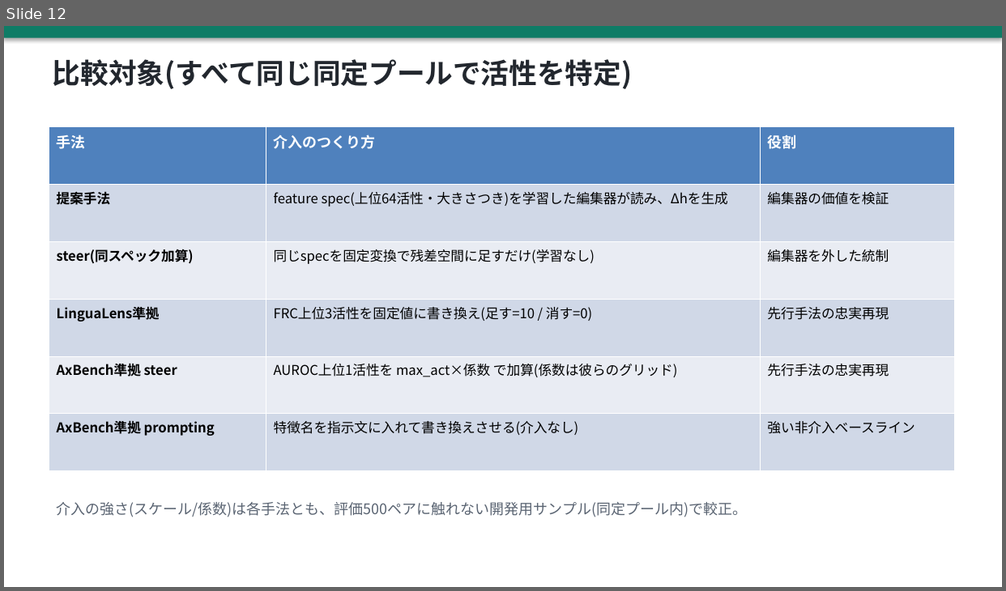
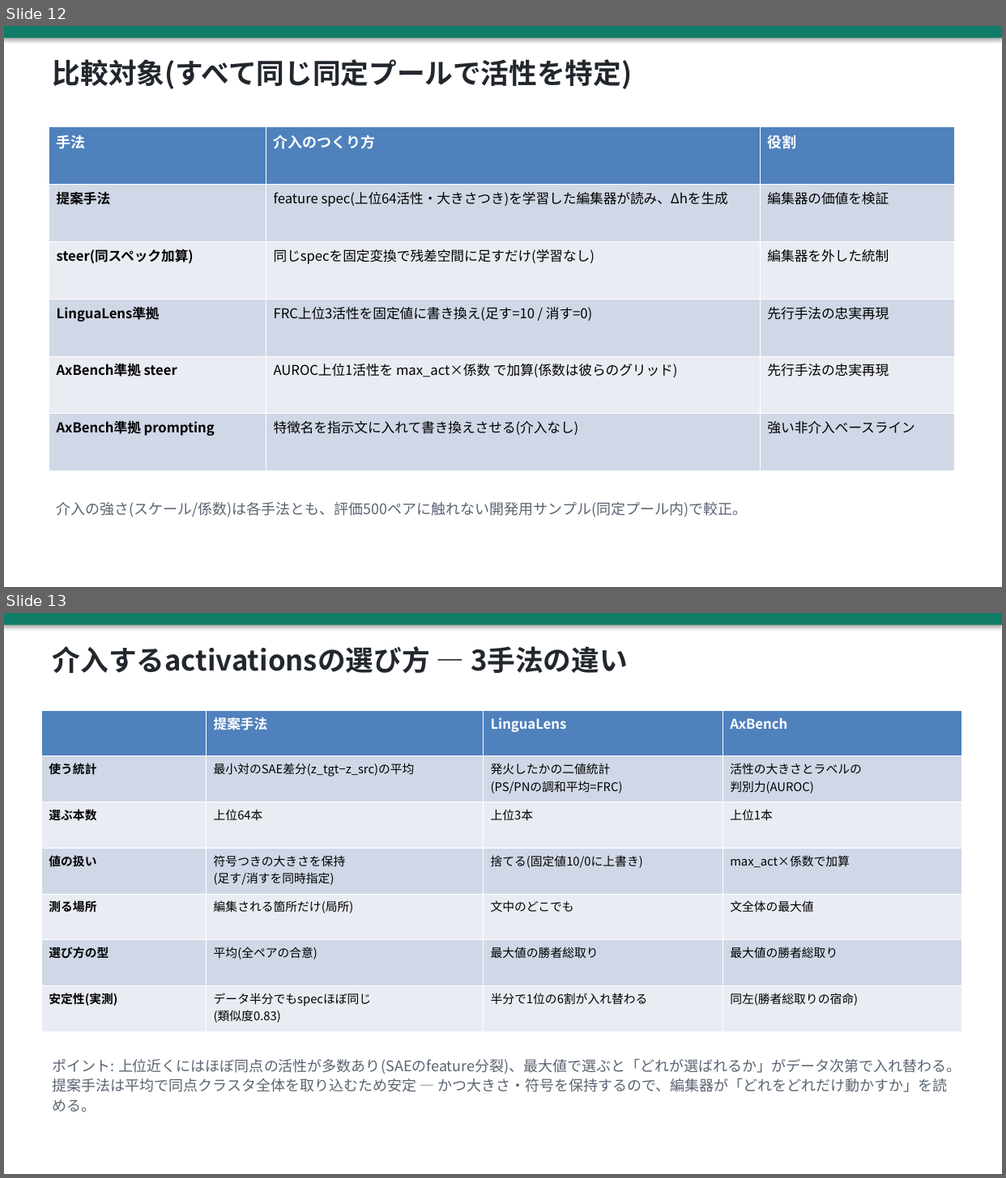
Before and after one commit to yohei-kobashi/SAE-LEWIS, a slide deck: slides/20260722_progress.pptx. Shown one above the other, each under a label of ours: slide 12 before the commit, slides 12 and 13 after it. The pictures are 1006x591 and 1006x1178 pixels, drawn with LibreOffice and Linux fonts; fonts in the diff are those of the drawing. Boxes give left, top, right and bottom in pixels: in the first picture for what was removed or moved away, otherwise in the second. Text is boxed around its words. In the diff, an @@ line names an element or a change of style, - is before the commit and + after.

Commit message:
スライドにactivations選択法の比較追加(統計量・本数・値の扱い・場所・平均vs勝者総取り・安定性実測0.83 vs 4割入れ替わり)

```diff
--- a/slides/20260722_progress.pptx
+++ b/slides/20260722_progress.pptx
@@ slide 13 added at (x1=4, y1=613, x2=1002, y2=1174), background #FFFFFF @@
@@ rectangle added at (x1=4, y1=613, x2=1002, y2=625), fill #0E7C66 @@
@@ text added at (x1=53, y1=646, x2=628, y2=673), 27 pt, text #22272E, bold @@
+介入するactivationsの選び方 — 3手法の違い
@@ table added at (x1=41, y1=710, x2=962, y2=1033), 7 rows, 4 columns @@
+ | 提案手法 | LinguaLens | AxBench
+使う統計 | 最小対のSAE差分(z_tgt−z_src)の平均 | 発火したかの二値統計 / (PS/PNの調和平均=FRC) | 活性の大きさとラベルの / 判別力(AUROC)
+選ぶ本数 | 上位64本 | 上位3本 | 上位1本
+値の扱い | 符号つきの大きさを保持 / (足す/消すを同時指定) | 捨てる(固定値10/0に上書き) | max_act×係数で加算
+測る場所 | 編集される箇所だけ(局所) | 文中のどこでも | 文全体の最大値
+選び方の型 | 平均(全ペアの合意) | 最大値の勝者総取り | 最大値の勝者総取り
+安定性(実測) | データ半分でもspecほぼ同じ / (類似度0.83) | 半分で1位の6割が入れ替わる | 同左(勝者総取りの宿命)
@@ text added at (x1=53, y1=1059, x2=961, y2=1112), 14 pt, text #5A6472 @@
+ポイント: 上位近くにはほぼ同点の活性が多数あり(SAEのfeature分裂)、最大値で選ぶと「どれが選ばれるか」がデータ次第で入れ替わる。
+提案手法は平均で同点クラスタ全体を取り込むため安定 — かつ大きさ・符号を保持するので、編集器が「どれをどれだけ動かすか」を読める。
```
